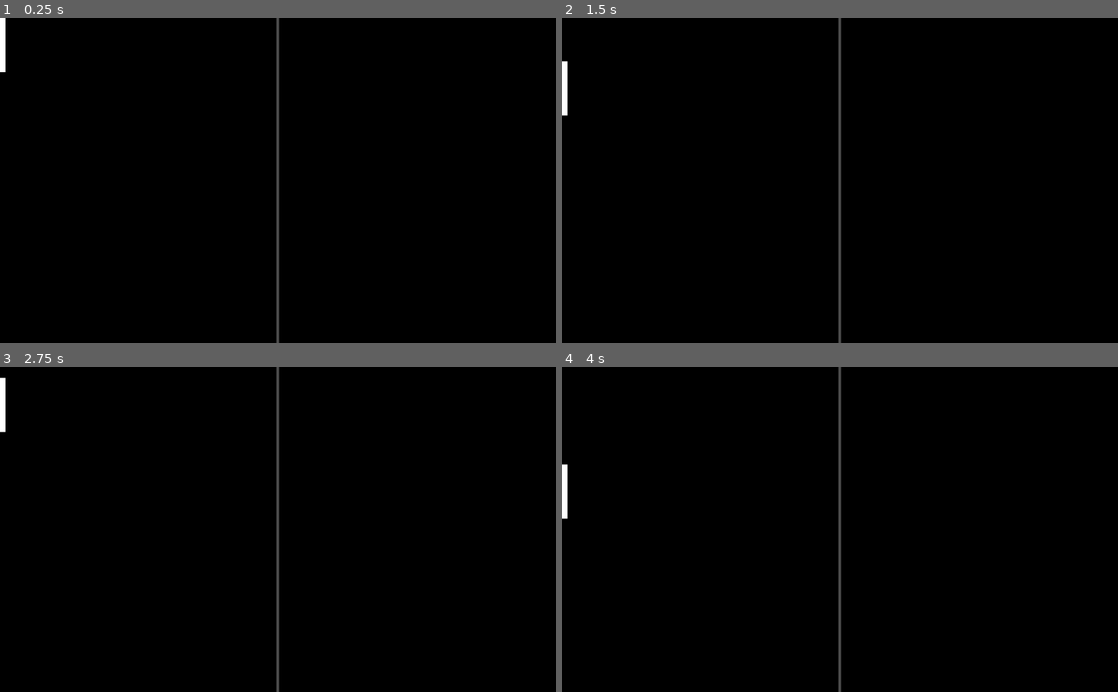
Above: before the commit, frames 1-4 (two rows, left to right).
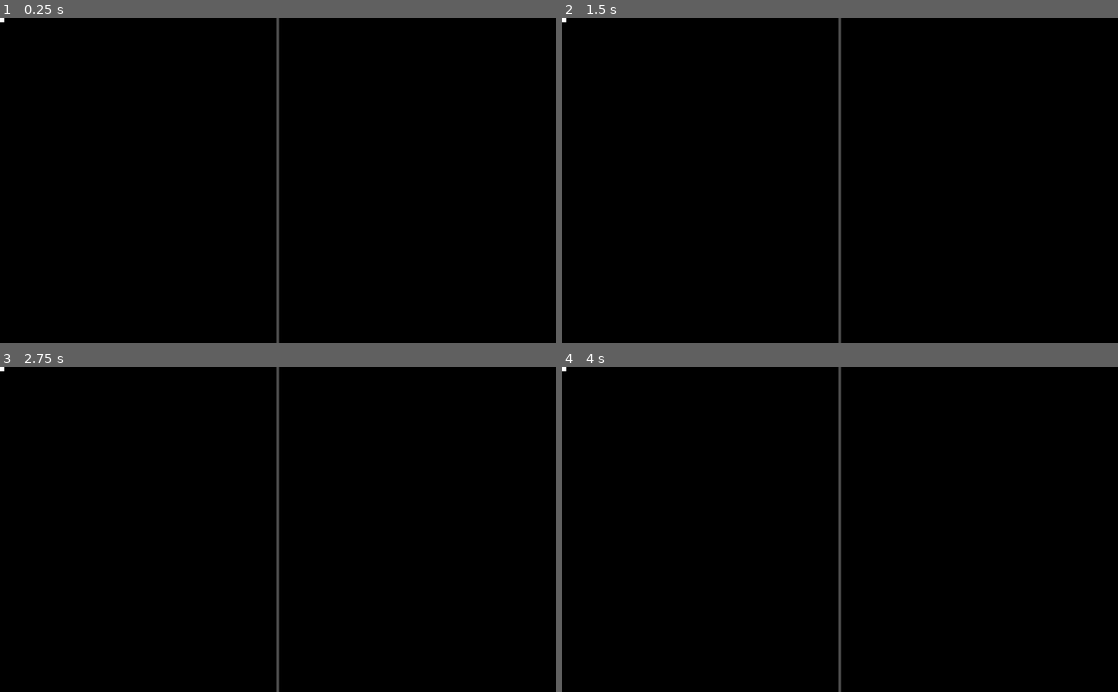
Above: after the commit, the same moments.

Repository: FloDt-hash/pong
Game: Godot game, scene res://main.tscn
The game is run twice, just before and just after one commit, with the same random seed, the same clock (stepped at 60 frames per second) and the same inputs.
Inputs:
- Up to frame 1 (0.25 s): no input
- Up to frame 2 (1.5 s): tap Enter at 0.5 s; hold W (player1_up) 0.53-1.28 s; tap Space at 1.25 s; hold S (player1_down) from 1.28 s (still down)
- Up to frame 3 (2.75 s): release S (player1_down) at 2.03 s; hold W (player1_up) from 2.03 s (still down)
- Up to frame 4 (4 s): tap Enter at 3.5 s; release W (player1_up) at 3.53 s; hold S (player1_down) from 3.53 s (still down)

The runs differ from the first frame. In frame 1, 0.2% of the frame differs, in the area x 0-1%, y 0-17%; in frame 2, 0.2%, in the area x 0-1%, y 0-31%; in frame 3, 0.2%; in frame 4, 0.2%.

Commit message:
ball: create colorRect & collisionShape2d

Diff:
--- a/main.tscn
+++ b/main.tscn
@@ -4,6 +4,9 @@
 
 [sub_resource type="RectangleShape2D" id="RectangleShape2D_7dm0k"]
 size = Vector2(20, 100)
+
+[sub_resource type="RectangleShape2D" id="RectangleShape2D_ig7tw"]
+size = Vector2(15, 15)
 
 [node name="Main" type="Node2D" unique_id=2002199192]
 
@@ -33,3 +36,14 @@
 
 [node name="CollisionShape2D" type="CollisionShape2D" parent="Paddle" unique_id=380714503]
 shape = SubResource("RectangleShape2D_7dm0k")
+
+[node name="Ball" type="CharacterBody2D" parent="." unique_id=86596349]
+
+[node name="ColorRect" type="ColorRect" parent="Ball" unique_id=1672805381]
+offset_left = -7.5
+offset_top = -7.5
+offset_right = 7.5
+offset_bottom = 7.5
+
+[node name="CollisionShape2D" type="CollisionShape2D" parent="Ball" unique_id=1061467474]
+shape = SubResource("RectangleShape2D_ig7tw")
